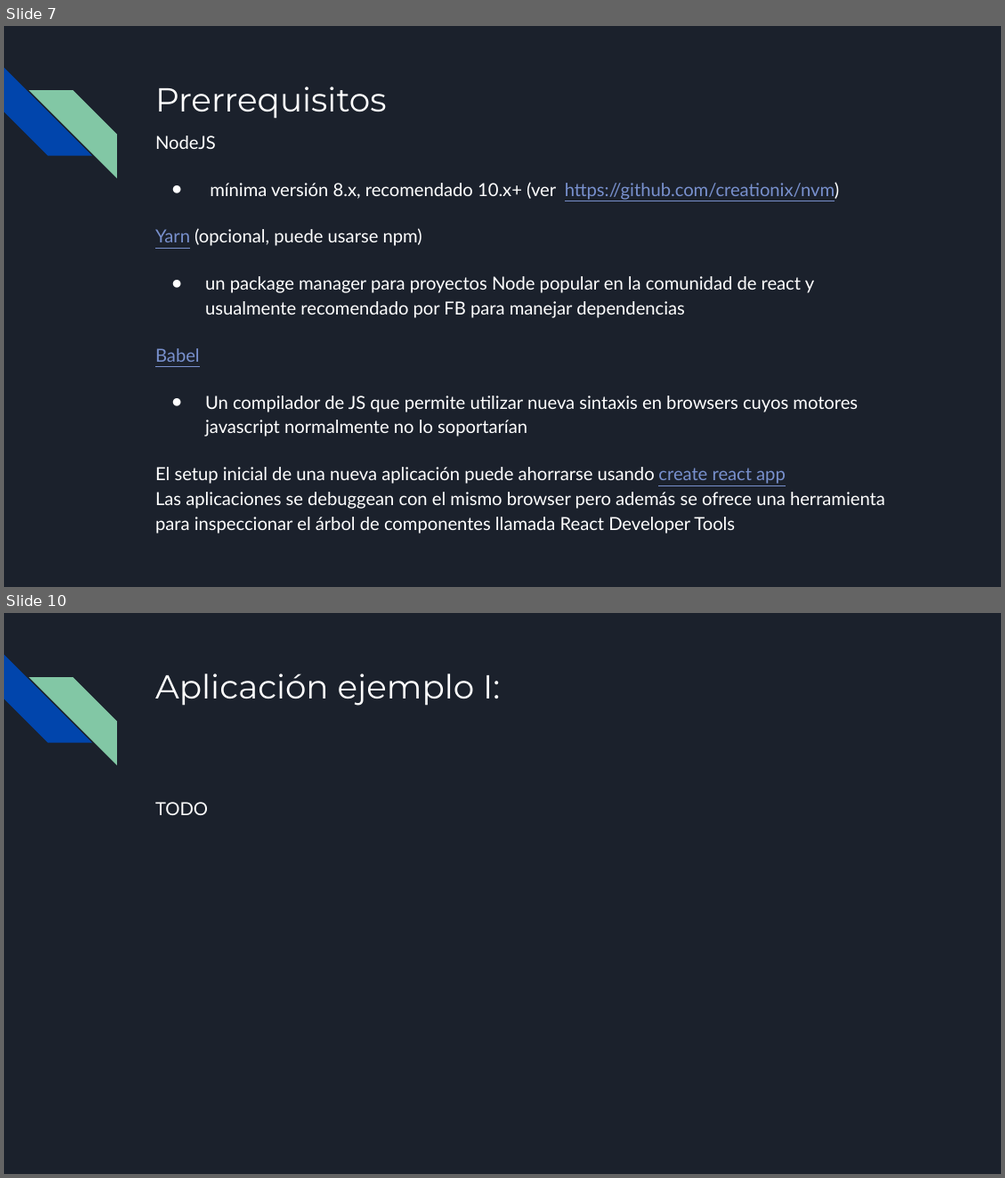
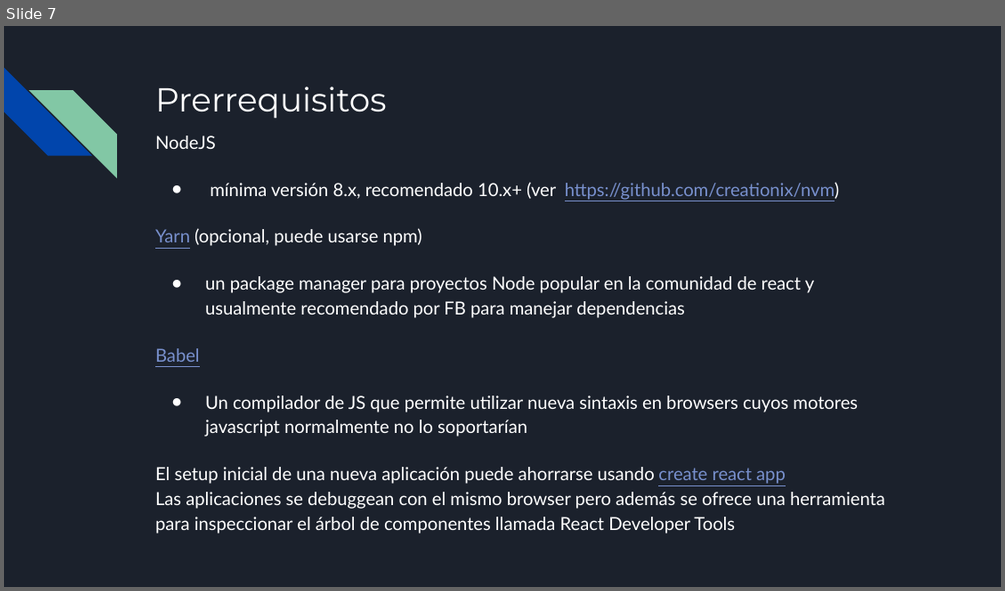
Before and after one commit to francisco-pinchentti/react-basics, a slide deck: docs/React I.odp. Shown one above the other, each under a label of ours: slides 7 and 10 before the commit, slide 7 after it; the slides between them are not shown. The pictures are 1005x1178 and 1005x591 pixels, drawn with LibreOffice and Linux fonts; fonts in the diff are those of the drawing. Boxes give left, top, right and bottom in pixels: in the first picture for what was removed or moved away, otherwise in the second. Text is boxed around its words. In the diff, an @@ line names an element or a change of style, - is before the commit and + after.

```diff
--- a/docs/React I.odp
+++ b/docs/React I.odp
@@ slide 10 removed at box(4, 613, 1001, 1174), background #1B212C; not listed: 2 template elements that a slide beside it also shows @@
@@ title removed at box(155, 674, 500, 706) @@
-Aplicación ejemplo I:
@@ text removed at box(155, 802, 208, 815) @@
-TODO
```
Also in this commit, not shown: 6 slides changed, 5 slides added, 10 other files.
